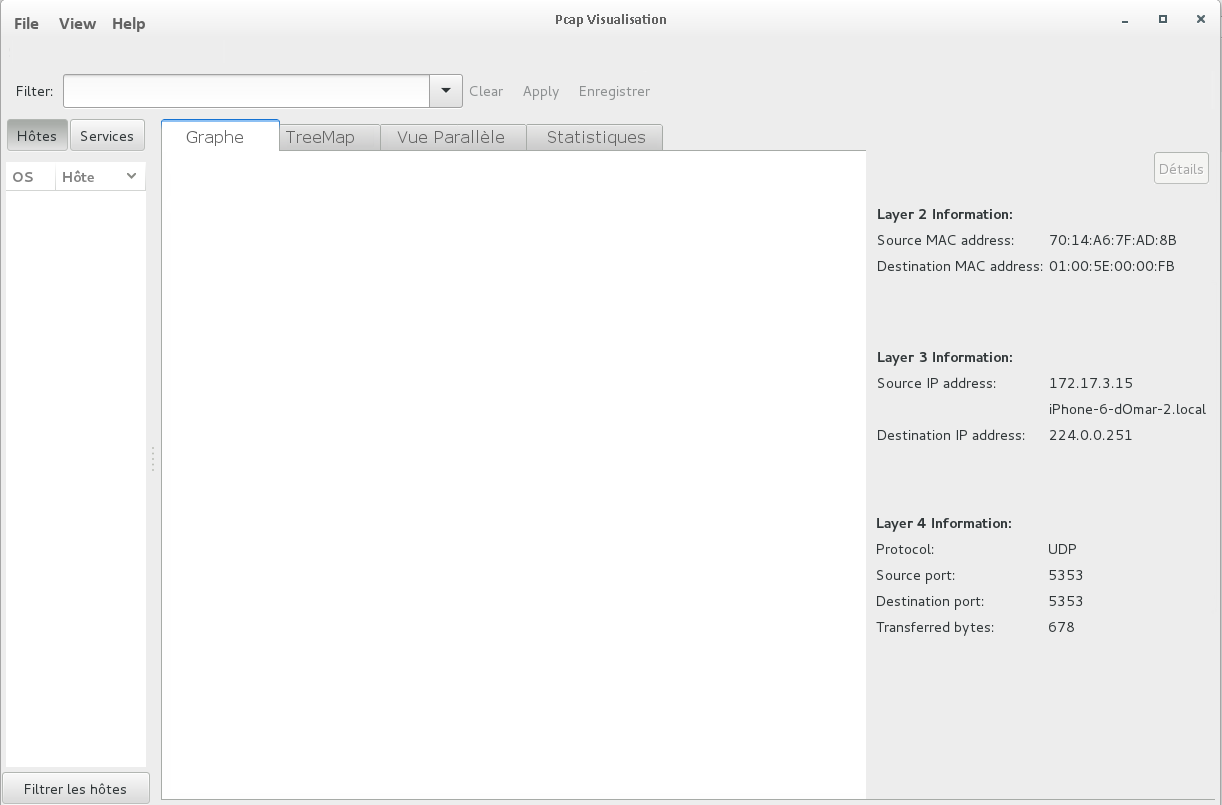
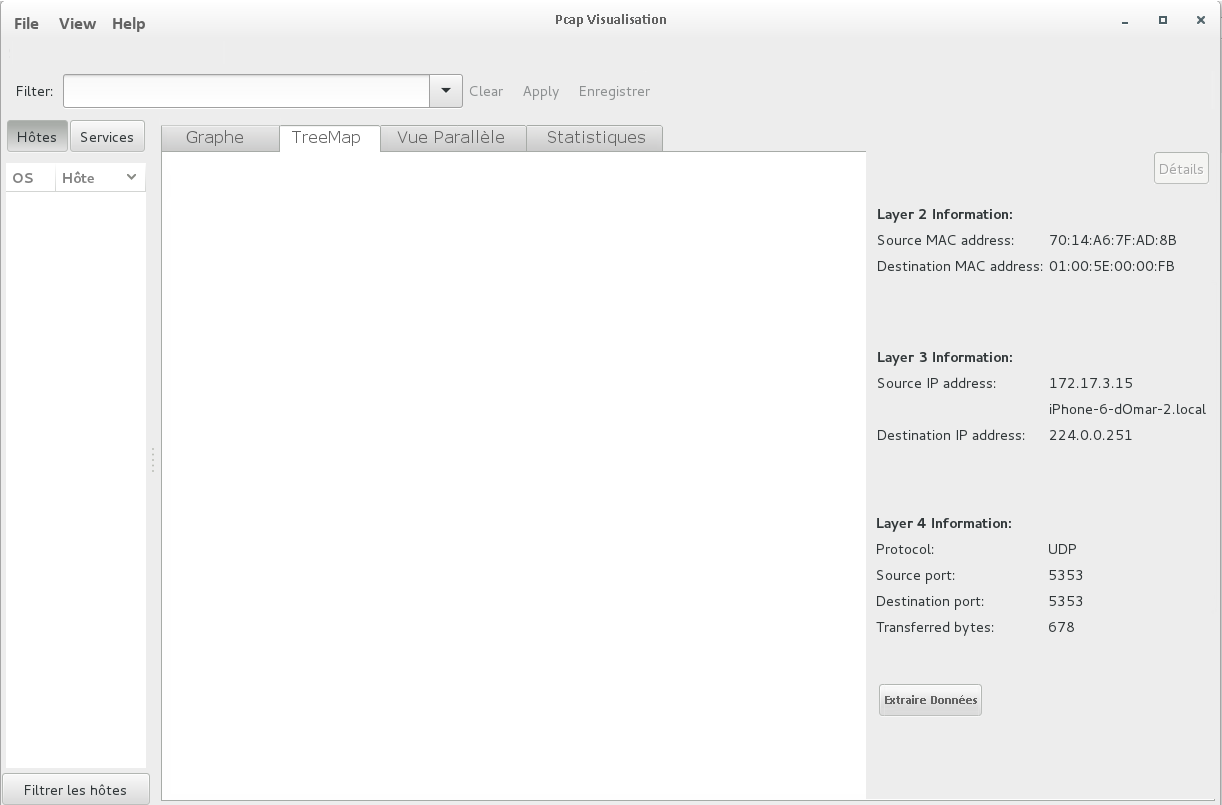
Layer changes from the first 1222x805 image to the second:
added layer "Extraire Données" in group "Text Label" over left=885, top=695, right=977, bottom=704
added group "Barre d'onglets" with 4 layers above "Graphe View" over left=161, top=119, right=663, bottom=152
moved "Calque Copié #3" into group "Barre d'onglets", painted on it over left=161, top=119, right=866, bottom=152
moved "Graphe TreeMap Vue..." into group "Barre d'onglets", painted on it over left=186, top=130, right=456, bottom=146
hid "Calque Copié #1", moved it into group "Barre d'onglets", painted on it over left=161, top=119, right=866, bottom=152
added layer "Calque Copié #5" in group "Barre d'onglets" over left=161, top=124, right=663, bottom=152
added group "Info Panel" with 4 layers above "Filer Bar" over left=879, top=684, right=982, bottom=717
added layer "Button" in group "Info Panel" over left=879, top=684, right=982, bottom=717
moved "Calque Copié #4" into group "Info Panel", painted on it over left=879, top=684, right=982, bottom=717
painted on "Design_View.png" over left=0, top=0, right=1222, bottom=805
